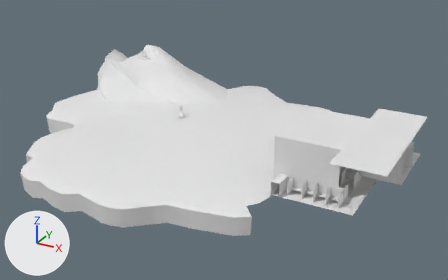
Two versions of the FBX model Assets/Models/Office.fbx, one commit apart.
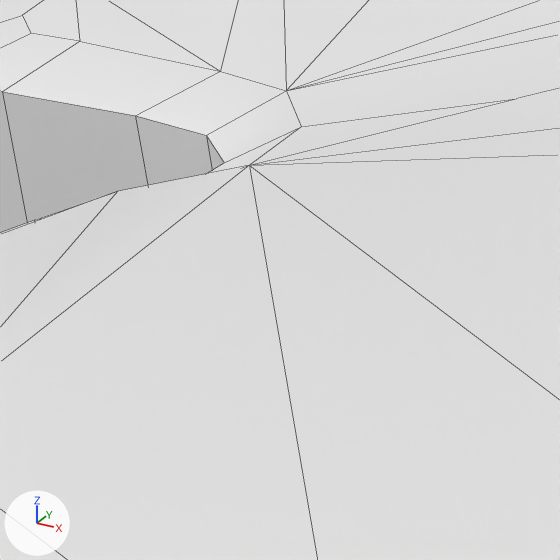
The first picture shows the older version from a 50 mm lens placed at (49.0, -219.0, 108.0), pointed at (-81.0, 17.0, -10.0). The close-ups show both versions on the part from 12% to 24% of the width and 40% to 59% of the height of that picture; other places that the commit changed are outside them. The axes (+X, +Y, +Z) are drawn at lower left. The lights are the same throughout. The close-ups show mesh edges as thin lines. Where no turn or scale is listed for an object, it has been applied to the vertices.

The first close-up shows 'Iceberg'.
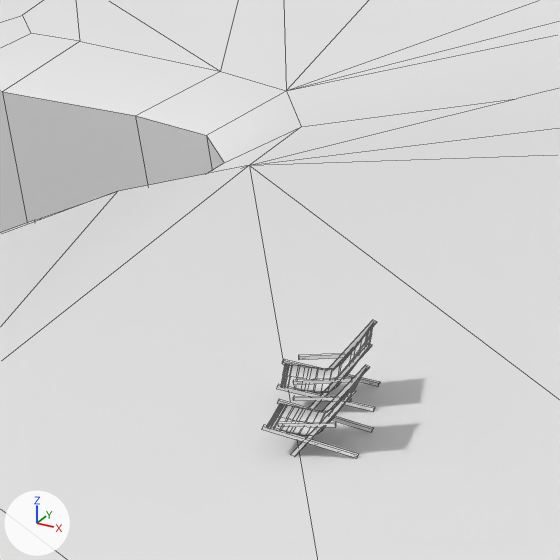
Boxes [x1, y1, x2, y2] around the edits, measured in the close-ups (560 x 560 px):
'BeachChairs', added
    after: [262, 320, 380, 458]

The edits, one by one:
Mesh me_beachchairs is new.
It has 336 vertices, 236 faces and spans x -1.01..6.46, y -4.77..3.36, z 0.26..3.39.
It uses material mat_tooth (white #e7e7e7).
Object 'BeachChairs' (ob_beachchairs) is new; it shows me_beachchairs.
Its location is (-130.19, -27.31, -8.34).
